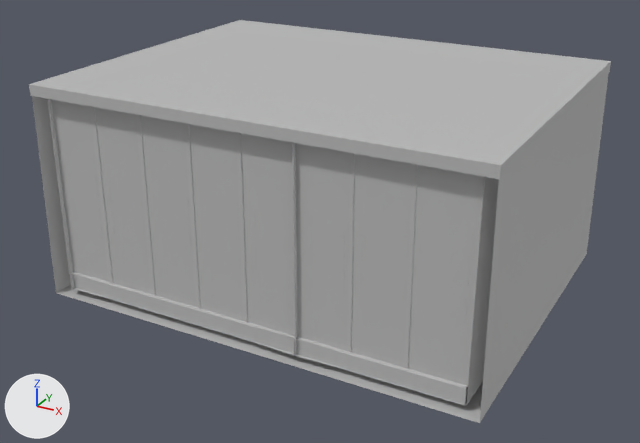
The FBX model 3D/mdl_stanza_anziano_NO-TXT.fbx, before and after one commit.
Rendered twice from a 50 mm camera at (37.8, -73.5, 44.2) aimed at (-1.4, -2.1, 8.5). Lighting does not change. The marker at lower left points along +X, +Y and +Z. Where no turn or scale is listed for an object, it has been applied to the vertices.

The scene before the commit, as lines of its bpy script (objects in view):
```python
me_mesh = bpy.data.meshes.new('Mesh')
me_mesh.from_pydata(...)  # a box spanning x -2215.0..2215.0, y -52.0..52.0, z -1725.0..1725.0
me_mesh.materials.append(mat_soffitto1)  # grey #bcbcbc
me_mesh_005 = bpy.data.meshes.new('Mesh.005')
me_mesh_005.from_pydata(...)  # 4200 vertices, 8152 faces; spans x -20.8..20.8, y -0.6..0.6, z -9.8..9.8
me_mesh_005.materials.append(mat_parete_armadio)  # grey #bcbcbc
ob_armadio_specchio3 = bpy.data.objects.new('ARMADIO_SPECCHIO3', me_mesh_005)
ob_armadio_specchio3.location = (-1.14, -16.16, 12.31)
ob_lato_anziano = bpy.data.objects.new('LATO_ANZIANO', None)
ob_lato_anziano.location = (0.0, 0.0, 0.0)
ob_lato_anziano.rotation_euler = (1.571, 0.0, 0.0)  # degrees (90, 0, 0)
ob_lato_anziano.scale = (0.01, 0.01, 0.01)
ob_soffitto = bpy.data.objects.new('SOFFITTO', me_mesh)
ob_soffitto.parent = ob_lato_anziano
ob_soffitto.location = (-113.3, 2271.0, -5.899)
# also in view: 'PARETI_STANZA1' at (-1.1, 0.1, 12.1)
```
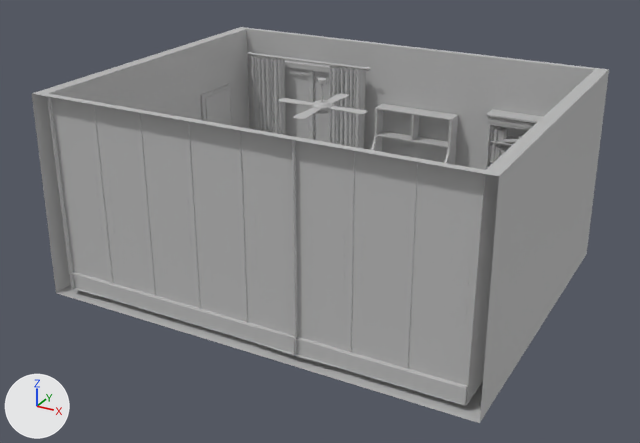
Commit message: Update mdl

ob_lato_anziano is not drawn itself; it is the parent of ob_soffitto, ob_quadri, ob_mobiletto, ob_librerie.

Location of each change, (x1, y1, x2, y2) in pixels of the pictures (640 x 443 px):
'SOFFITTO', hidden
    before: (29, 20, 611, 179)
'FINESTRA', unchanged, uncovered by the edit
    after: (247, 52, 371, 149)
'MOBILE_GRANDE', unchanged, uncovered by the edit
    after: (371, 104, 458, 165)

What changed in the scene script:
```text
Change ob_soffitto:
    ob_soffitto.location: (-113.3, 2271.0, -5.899) -> (-2.895, 1057.0, 2.441)
    add ob_soffitto.hide_viewport = True
Change ob_lato_anziano:
    ob_lato_anziano.location: (0.0, 0.0, 0.0) -> (-1.104, 0.0834, 12.14)
```
